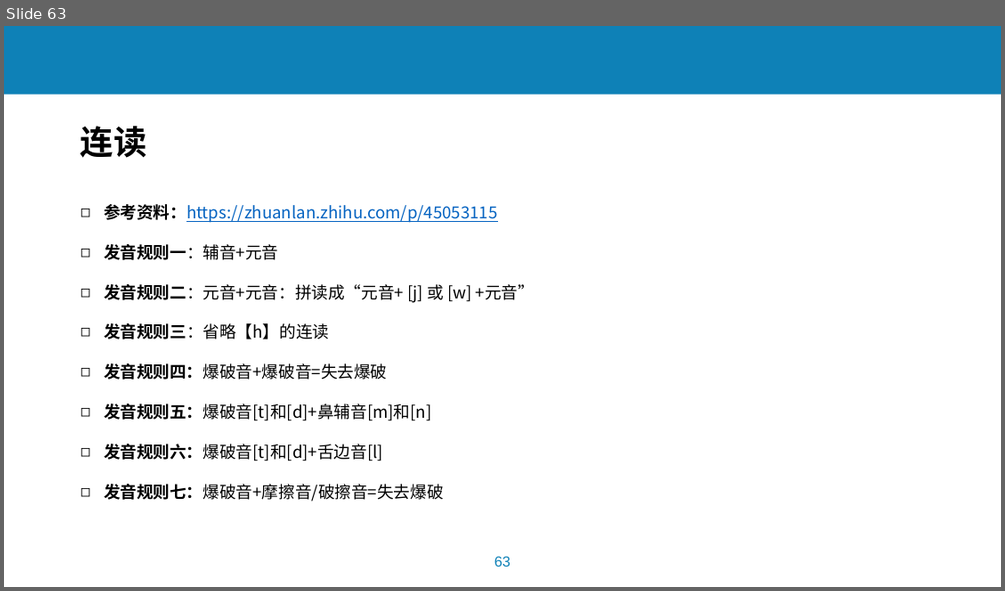
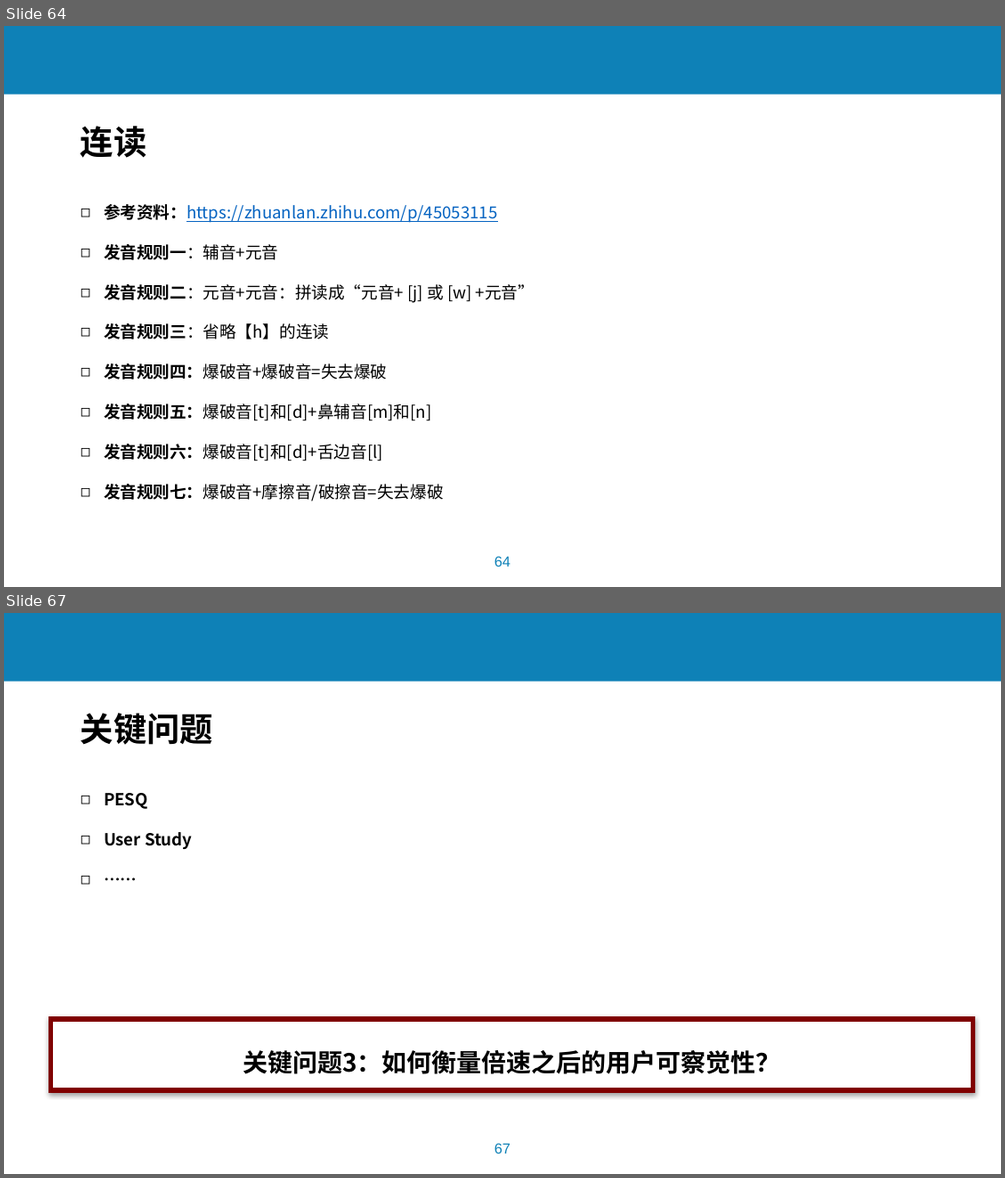
Before and after one commit to lchmoxing/audio_tsm_test, a slide deck: documents/基于音频预处理过程的语音识别系统攻击3.0.pptx. Shown one above the other, each under a label of ours: slide 63 before the commit, slides 64 and 67 after it; the slides between them are not shown. The pictures are 1005x591 and 1005x1178 pixels, drawn with LibreOffice and Linux fonts; fonts in the diff are those of the drawing; background and template pictures are left out. Boxes give left, top, right and bottom in pixels: in the first picture for what was removed or moved away, otherwise in the second. Text is boxed around its words. In the diff, an @@ line names an element or a change of style, - is before the commit and + after.

```diff
--- a/documents/基于音频预处理过程的语音识别系统攻击3.0.pptx
+++ b/documents/基于音频预处理过程的语音识别系统攻击3.0.pptx
@@ slide 67 added at (4, 613, 1001, 1174), background #FFFFFF; not listed: 2 template elements that a slide beside it also shows @@
@@ text added at (81, 713, 213, 745), 32 pt, text #000000, bold @@
+关键问题
@@ text added at (104, 793, 192, 849), 16 pt, text #000000, bold @@
+◻ PESQ
+◻ User Study
+◻ ……
@@ rectangle added at (50, 1019, 972, 1090), fill #FFFFFF, outline #800000 4.5 pt, 24 pt, text #000000, bold @@
+关键问题3：如何衡量倍速之后的用户可察觉性？
@@ what was slide 63 is now slide 64 @@
@@ page number at (494, 556, 510, 566): text changed @@
-63
+64
```
Also in this commit, not shown: 1 slide changed, 8 other slides added.
